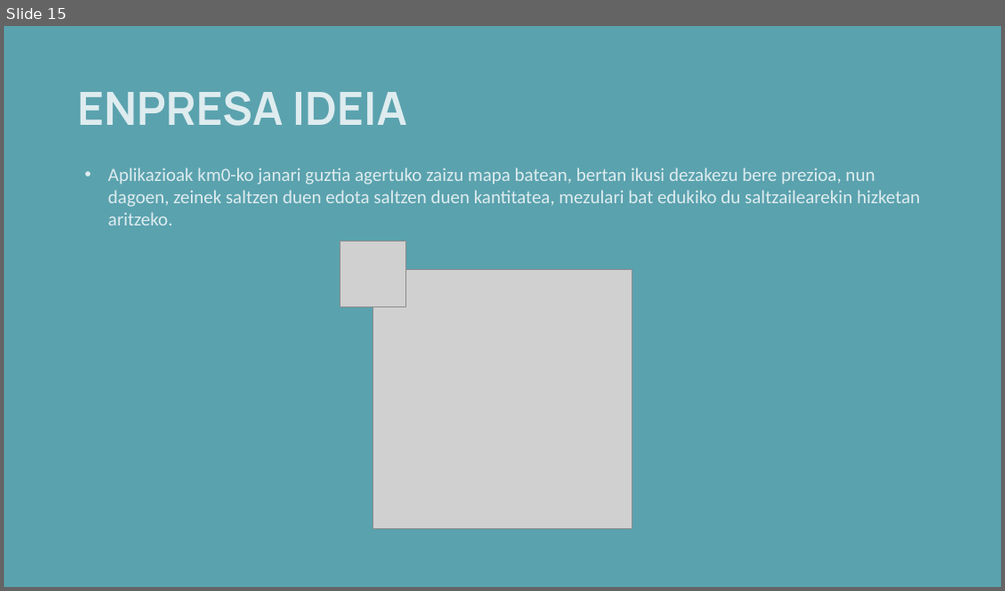
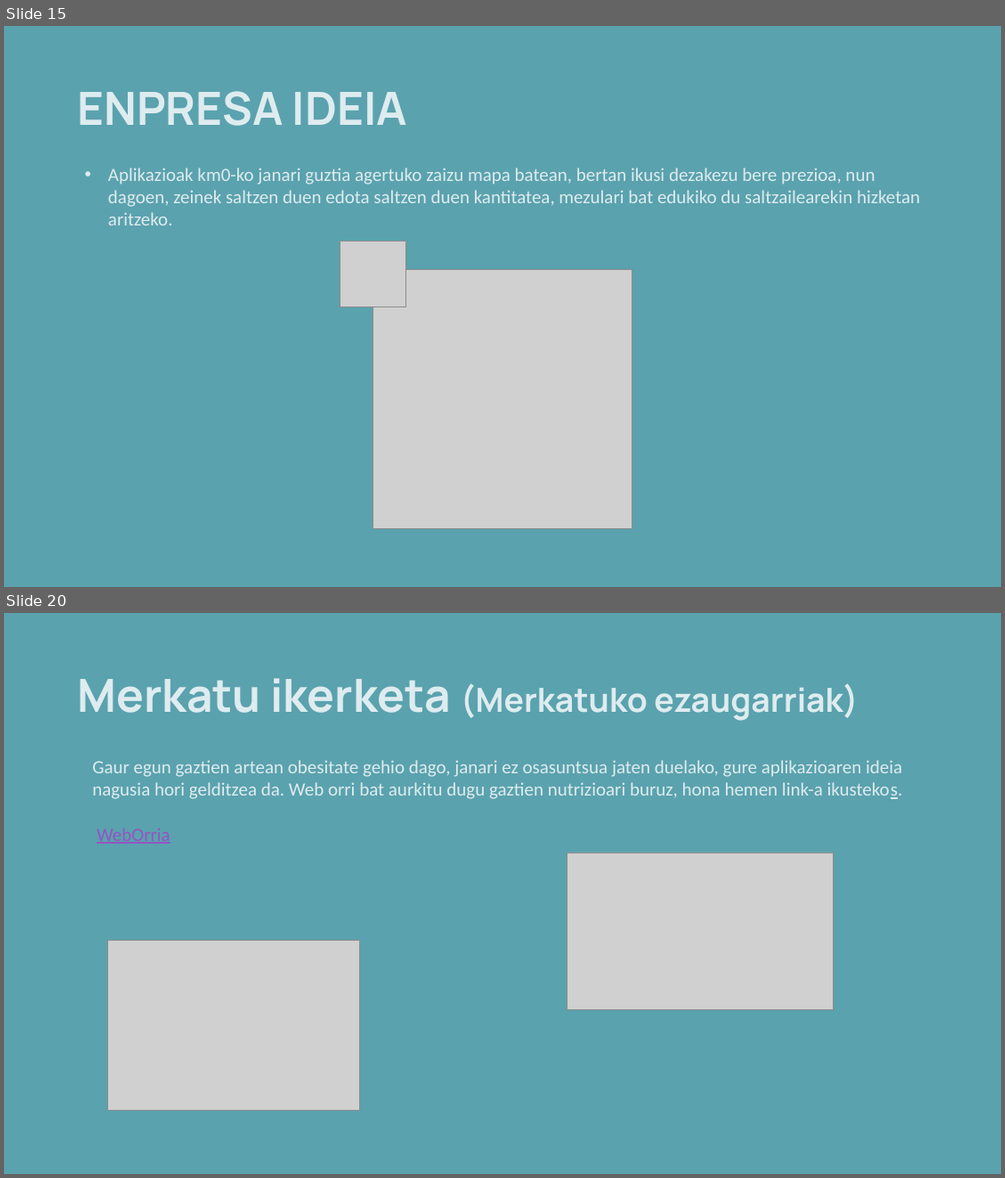
Before and after one commit to anderibanez123/ERRONKA-TSB-RETURNS, a slide deck: 10- Aukezpena/TSB ENPRESA.pptx. Shown one above the other, each under a label of ours: slide 15 before the commit, slides 15 and 20 after it; the slides between them are not shown. The pictures are 1005x591 and 1005x1178 pixels, drawn with LibreOffice and Linux fonts; fonts in the diff are those of the drawing; grey boxes stand for pictures; background and template pictures are left out. Boxes give left, top, right and bottom in pixels: in the first picture for what was removed or moved away, otherwise in the second. Text is boxed around its words. In the diff, an @@ line names an element or a change of style, - is before the commit and + after.

```diff
--- a/10- Aukezpena/TSB ENPRESA.pptx
+++ b/10- Aukezpena/TSB ENPRESA.pptx
@@ slide 20 added at (4, 613, 1001, 1174), background picture (left out) @@
@@ title added at (77, 678, 858, 721), 32 pt, text #DEECEF, bold @@
+Merkatu ikerketa (Merkatuko ezaugarriak)
@@ text added at (92, 760, 903, 799), 18 pt, text #DEECEF @@
+Gaur egun gaztien artean obesitate gehio dago, janari ez osasuntsua jaten duelako, gure aplikazioaren ideia nagusia hori gelditzea da. Web orri bat aurkitu dugu gaztien nutrizioari buruz, hona hemen link-a ikustekos.
+WebOrria
@@ picture added at (567, 852, 833, 1009) @@
@@ picture added at (108, 940, 359, 1111) @@
```
Also in this commit, not shown: 2 slides changed, 5 other slides added.
